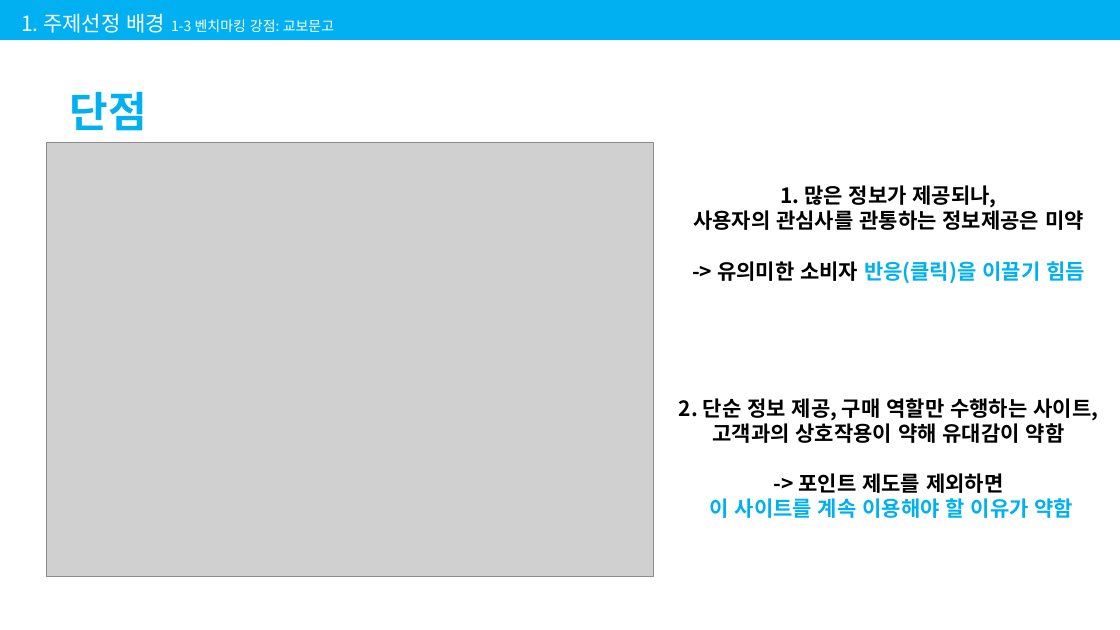
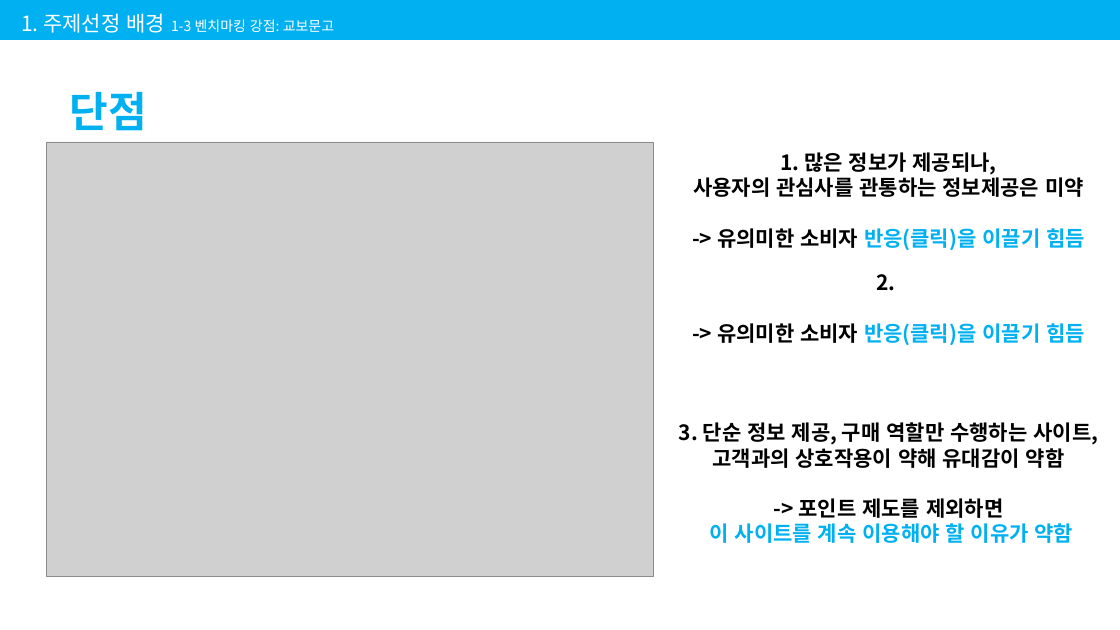
Before and after one commit to 201411096/kosmo_bookstore, a slide deck: slide 8 of Document/2조 김용선, 박세영, 정아인.pptx. Drawn at 1120x630 pixels with LibreOffice and Linux fonts; fonts in the diff are those of the drawing; grey boxes stand for pictures. Boxes give left, top, right and bottom in pixels: in the first picture for what was removed or moved away, otherwise in the second. Text is boxed around its words. In the diff, an @@ line names an element or a change of style, - is before the commit and + after.

Commit message:
200522_15 ppt update

```diff
--- a/Document/2조 김용선, 박세영, 정아인.pptx
+++ b/Document/2조 김용선, 박세영, 정아인.pptx
@@ text "1. 많은 정보가 제공되나," moved from (x1=693, y1=185, x2=1085, y2=283) to (x1=693, y1=152, x2=1085, y2=250) @@
@@ text added at (x1=717, y1=274, x2=1085, y2=345), 18 pt, text #00B0F0, bold @@
+2.
+-> 유의미한 소비자 반응(클릭)을 이끌기 힘듬
@@ text "3. 단순 정보 제공, 구매 ..." moved from (x1=679, y1=398, x2=1098, y2=518) to (x1=679, y1=422, x2=1098, y2=543) @@
@@ text at (x1=679, y1=422, x2=1098, y2=444): text changed @@
-2. 단순 정보 제공, 구매 역할만 수행하는 사이트,
+3. 단순 정보 제공, 구매 역할만 수행하는 사이트,
```
Also in this commit, not shown: 3 other slides changed, 15 slides added.
